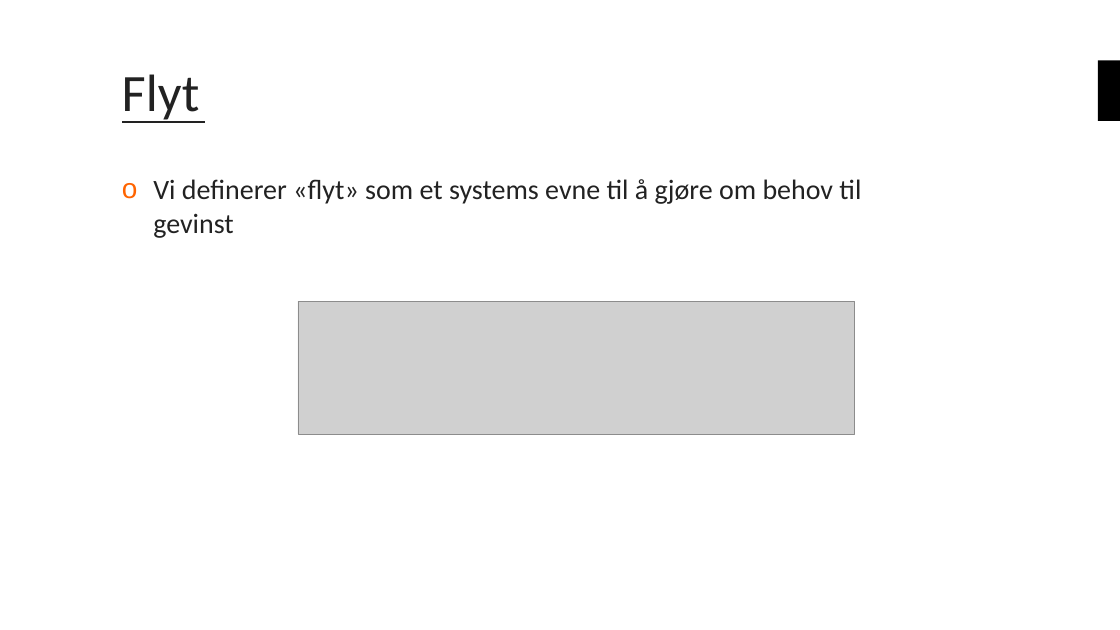
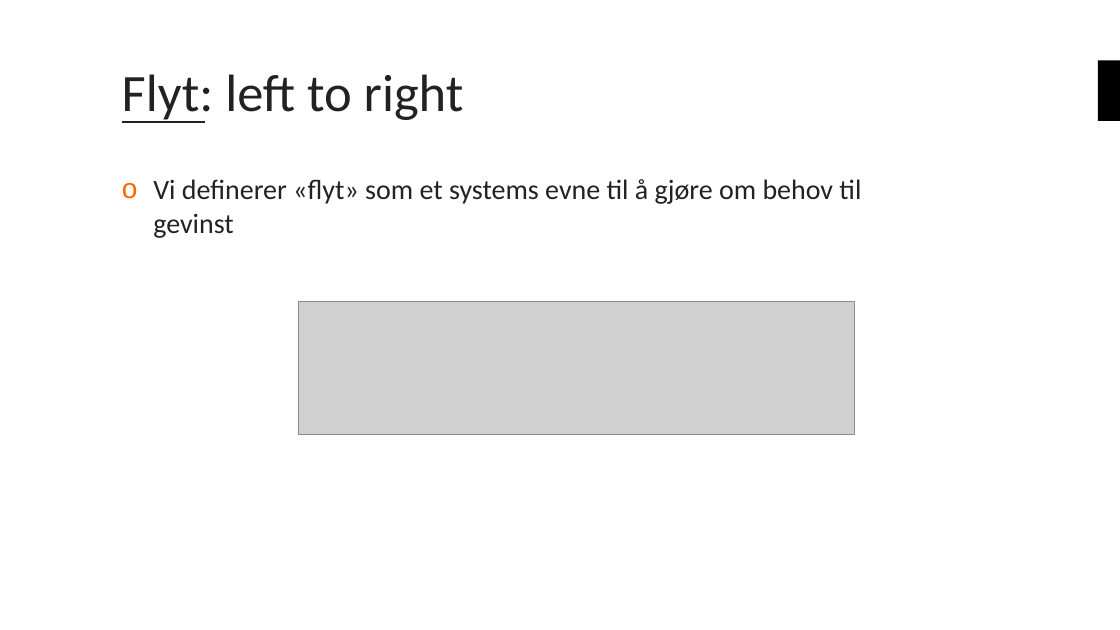
Before and after one commit to bouvet/azure-workshops, a slide deck: slide 10 of Workshop_2/Presentasjon/Azureskolen-Workshop#2.pptx (slide 9 before the commit). Drawn at 1120x630 pixels with LibreOffice and Linux fonts; fonts in the diff are those of the drawing; grey boxes stand for pictures; background and template pictures are left out. Boxes give left, top, right and bottom in pixels: in the first picture for what was removed or moved away, otherwise in the second. Text is boxed around its words. In the diff, an @@ line names an element or a change of style, - is before the commit and + after.

```diff
--- a/Workshop_2/Presentasjon/Azureskolen-Workshop#2.pptx
+++ b/Workshop_2/Presentasjon/Azureskolen-Workshop#2.pptx
@@ title at box(122, 74, 464, 123): text changed @@
-Flyt
+Flyt: left to right
```
Also in this commit, not shown: 2 other slides changed, 4 slides added, 2 slides removed.
